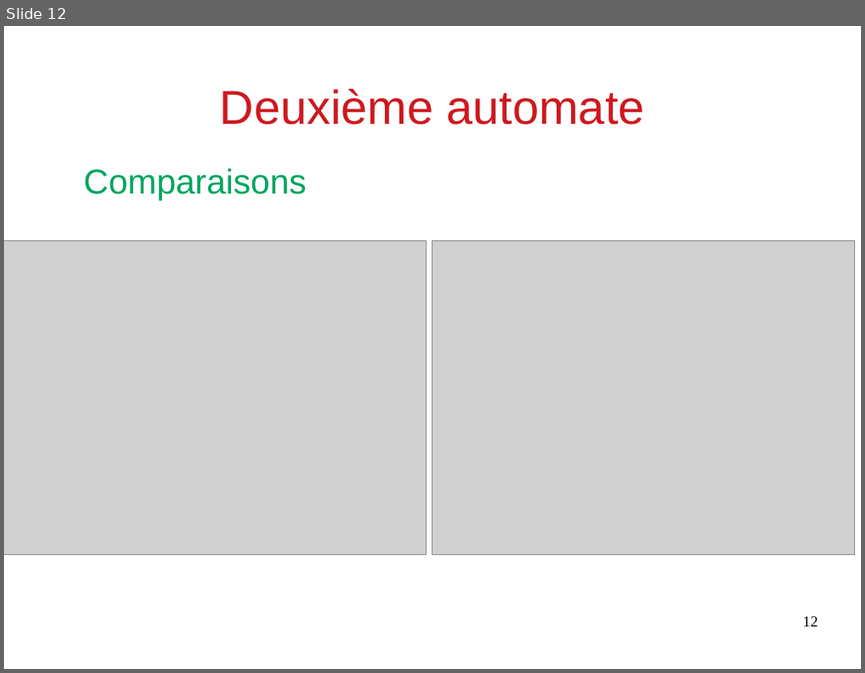
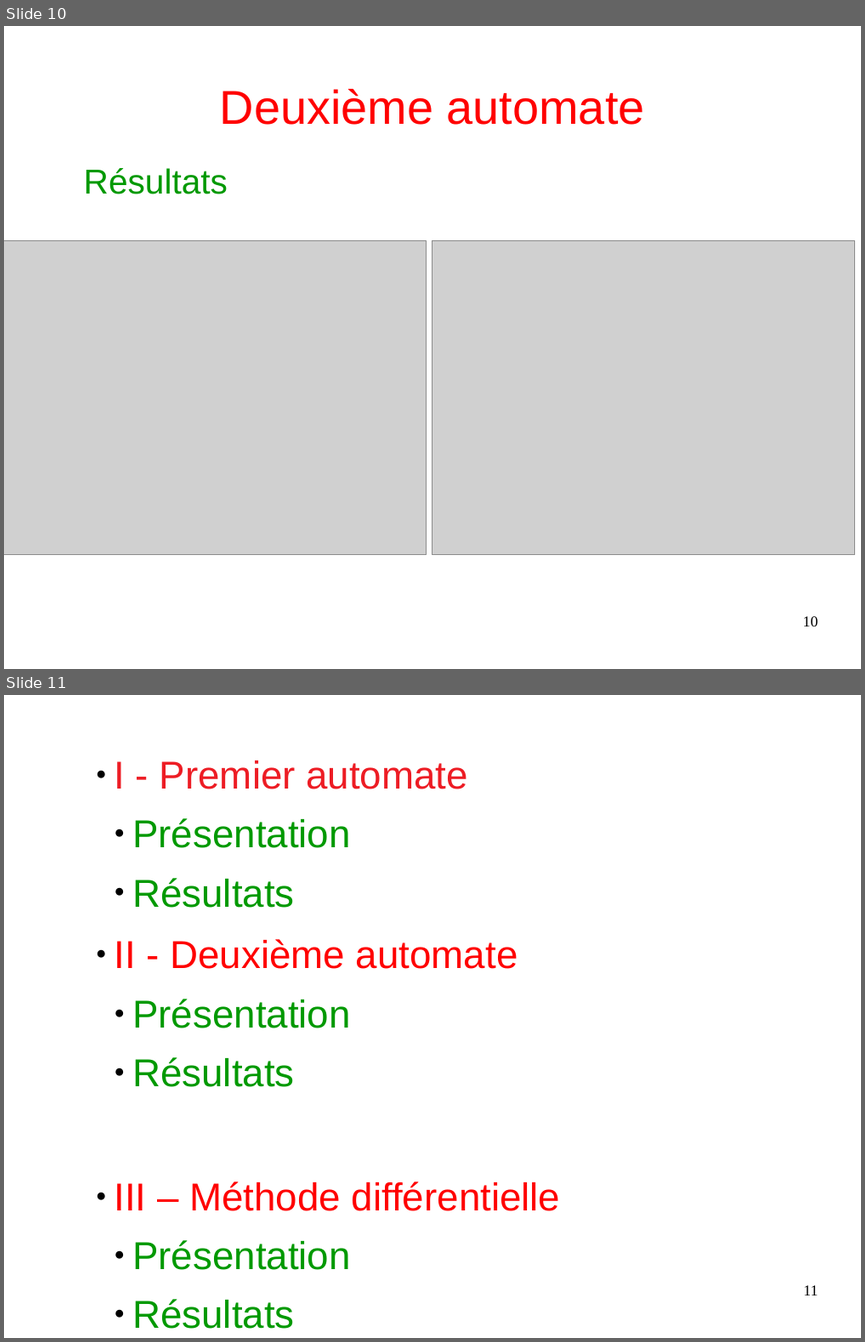
Before and after one commit to Arthurrre/TIPE_Automate, a slide deck: diapo/présentation.odp. Shown one above the other, each under a label of ours: slide 12 before the commit, slides 10 and 11 after it. The pictures are 865x673 and 865x1342 pixels, drawn with LibreOffice and Linux fonts; fonts in the diff are those of the drawing; grey boxes stand for pictures. Boxes give left, top, right and bottom in pixels: in the first picture for what was removed or moved away, otherwise in the second. Text is boxed around its words. In the diff, an @@ line names an element or a change of style, - is before the commit and + after.

```diff
--- a/diapo/présentation.odp
+++ b/diapo/présentation.odp
@@ slide 11 added at bbox=[4, 695, 861, 1338], background #FFFFFF @@
@@ text added at bbox=[114, 760, 561, 1328], 36 pt, text #009900 @@
+● I - Premier automate
+  ● Présentation
+  ● Résultats
+● II - Deuxième automate
+  ● Présentation
+  ● Résultats
+● III – Méthode différentielle
+  ● Présentation
+  ● Résultats
@@ page number added at bbox=[803, 1285, 817, 1295], 14 pt, text #000000 @@
+11
@@ what was slide 12 is now slide 10 @@
@@ slide 10 changed as well @@
@@ title "Deuxième automate" at bbox=[220, 89, 645, 125]: text colour #CE181E to #FF0000 @@
@@ text at bbox=[84, 168, 228, 194]: text changed; text colour #00A65D to #009900 @@
-Comparaisons
+Résultats
@@ page number at bbox=[803, 616, 818, 626]: text changed @@
-12
+10
```
Also in this commit, not shown: 9 other slides changed, 5 other slides added, 3 slides removed, 6 other files.
